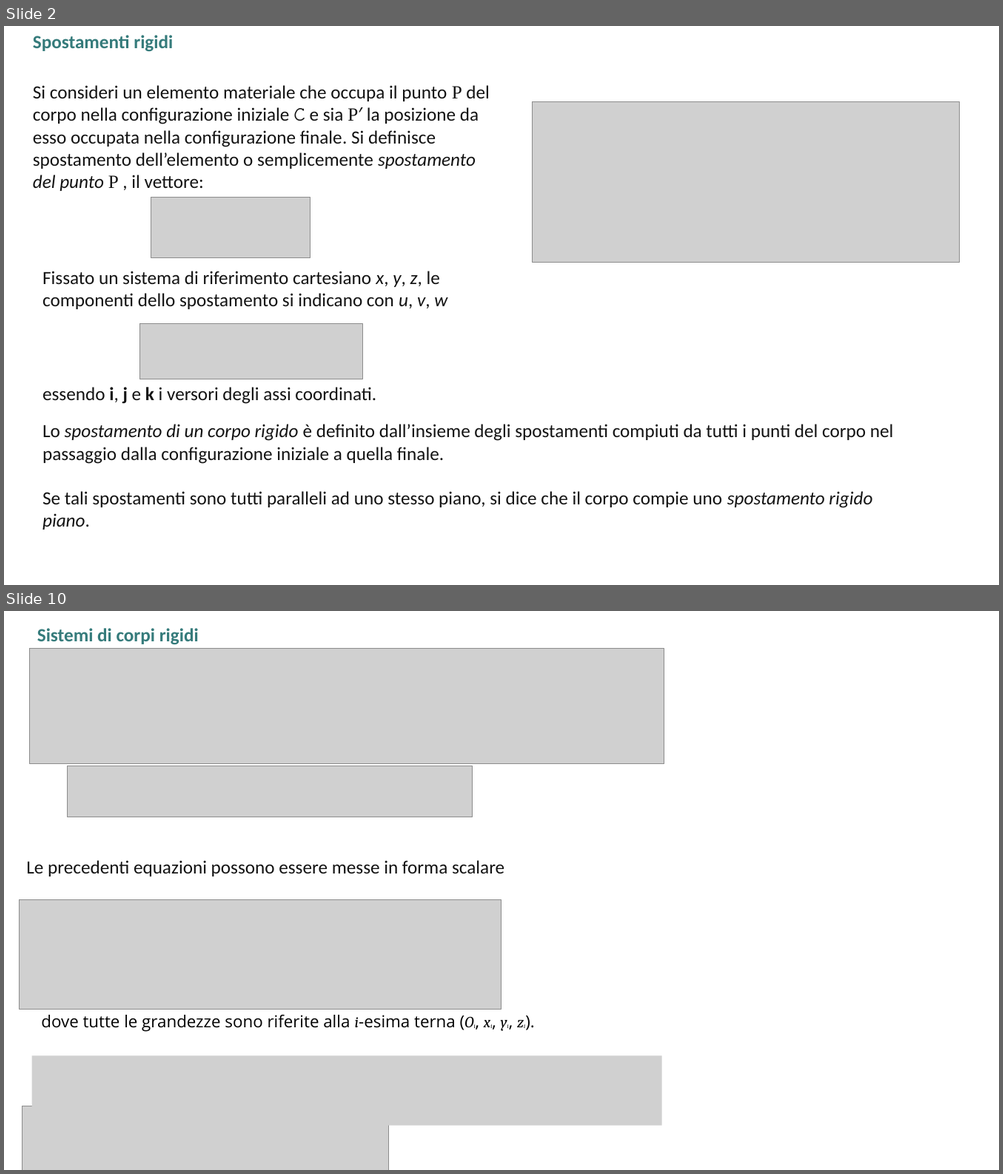
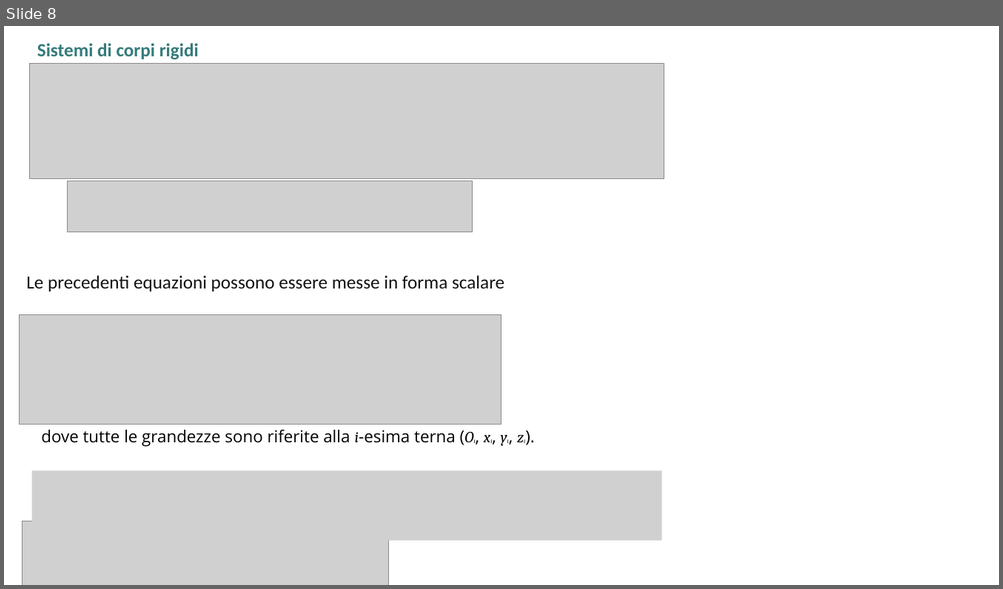
Before and after one commit to giuseppetomassetti/SdC, a slide deck: lezioni/2.0 cinematica.pptx. Shown one above the other, each under a label of ours: slides 2 and 10 before the commit, slide 8 after it; the slides between them are not shown. The pictures are 1003x1174 and 1003x589 pixels, drawn with LibreOffice and Linux fonts; fonts in the diff are those of the drawing; grey boxes stand for pictures. Boxes give left, top, right and bottom in pixels: in the first picture for what was removed or moved away, otherwise in the second. Text is boxed around its words. In the diff, an @@ line names an element or a change of style, - is before the commit and + after.

```diff
--- a/lezioni/2.0 cinematica.pptx
+++ b/lezioni/2.0 cinematica.pptx
@@ slide 2 removed at <box>4,26,999,585</box>, background #FFFFFF @@
@@ text removed at <box>33,35,173,52</box> @@
-Spostamenti rigidi
@@ text removed at <box>33,85,489,191</box> @@
-Si consideri un elemento materiale che occupa il punto P del corpo nella configurazione iniziale C e sia P′ la posizione da esso occupata nella configurazione finale. Si definisce spostamento dell’elemento o semplicemente spostamento del punto P , il vettore:
@@ picture removed at <box>532,101,959,262</box> @@
@@ picture removed at <box>151,197,310,258</box> @@
@@ text removed at <box>42,271,447,309</box> @@
-Fissato un sistema di riferimento cartesiano x, y, z, le componenti dello spostamento si indicano con u, v, w
@@ picture removed at <box>140,323,363,380</box> @@
@@ text removed at <box>42,386,376,406</box> @@
-essendo i, j e k i versori degli assi coordinati.
@@ text removed at <box>42,424,893,530</box> @@
-Lo spostamento di un corpo rigido è definito dall’insieme degli spostamenti compiuti da tutti i punti del corpo nel passaggio dalla configurazione iniziale a quella finale.
-Se tali spostamenti sono tutti paralleli ad uno stesso piano, si dice che il corpo compie uno spostamento rigido piano.
@@ what was slide 10 is now slide 8 @@
```
Also in this commit, not shown: 2 slides changed, 5 slides added, 6 other slides removed, 3 other files.
